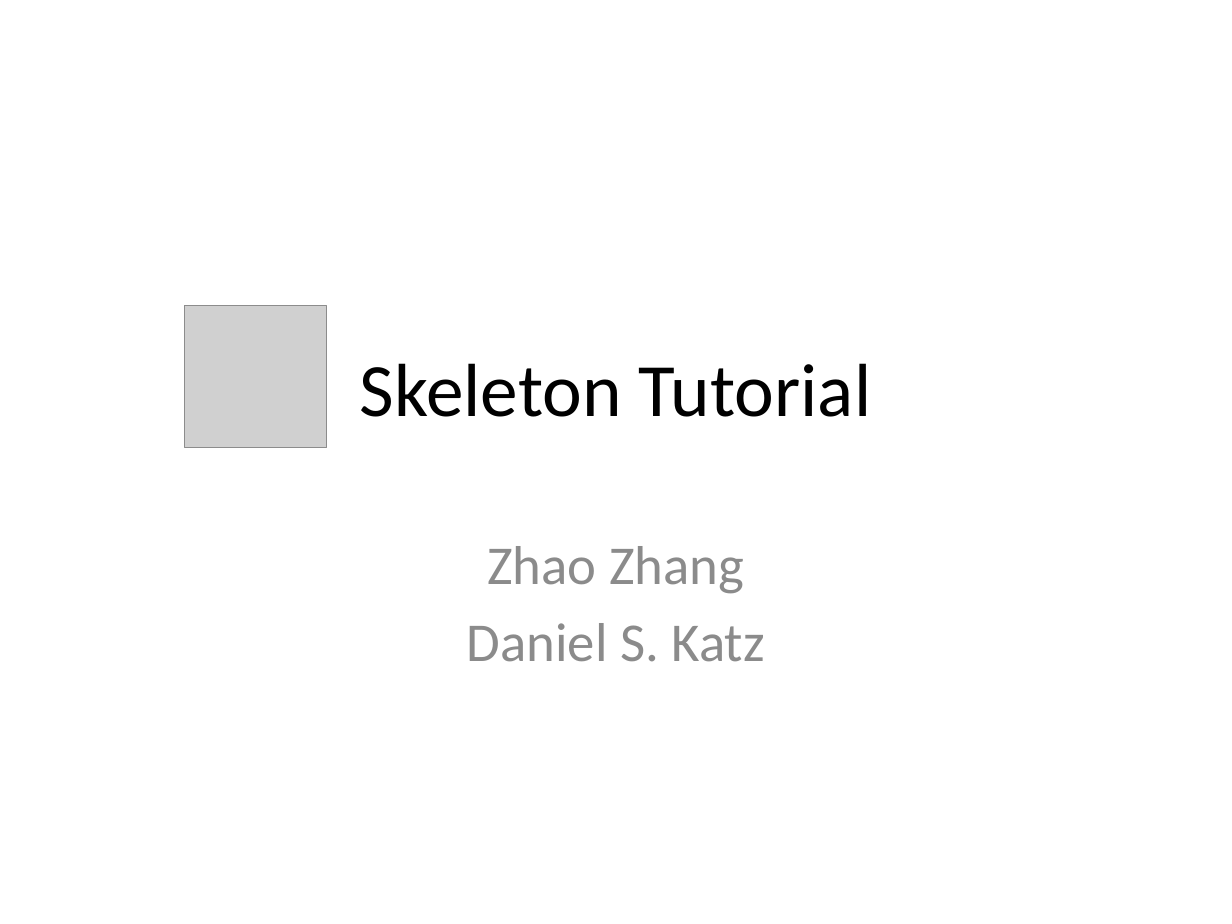
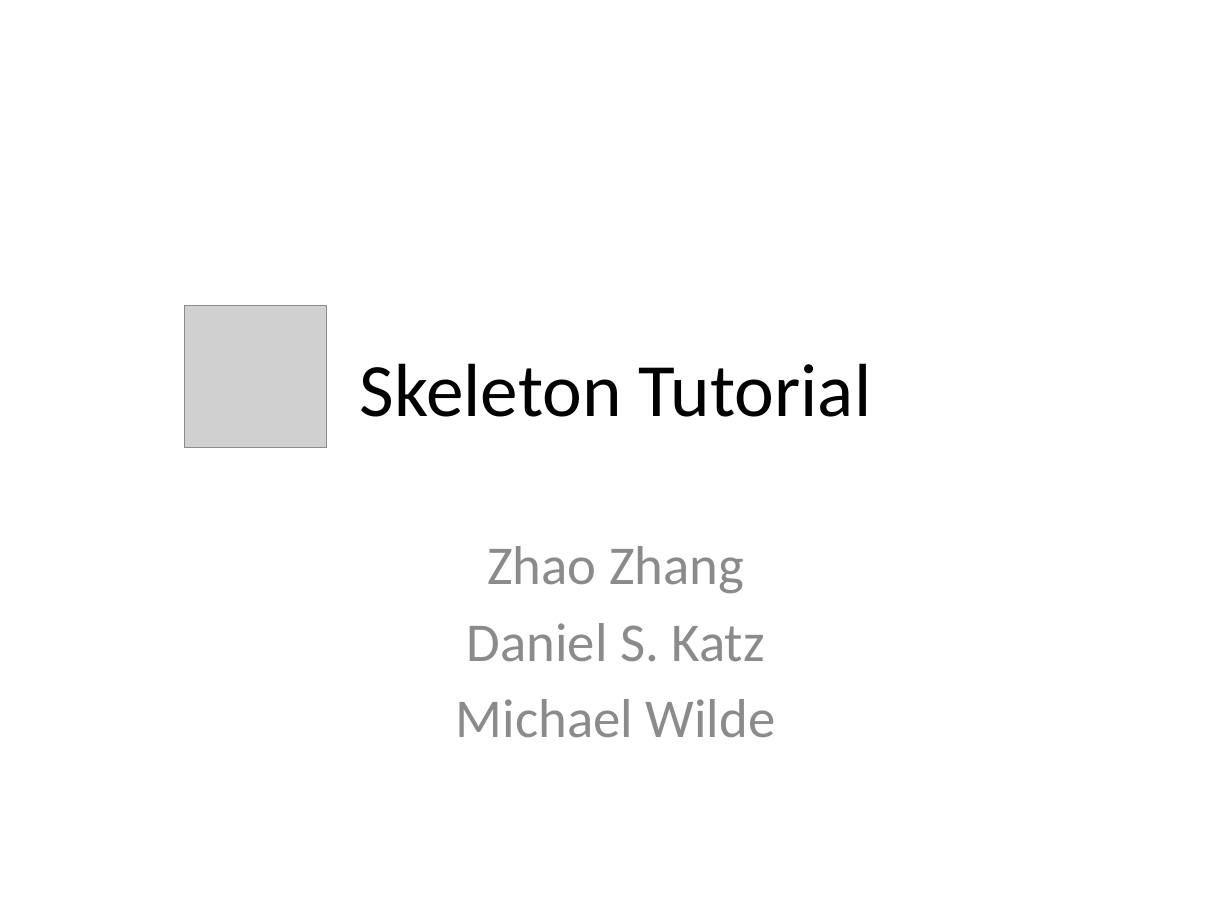
Before and after one commit to applicationskeleton/Skeleton, a slide deck: slide 1 of tutorial/skeleton-tutorial.pptx. Drawn at 1232x924 pixels with LibreOffice and Linux fonts; fonts in the diff are those of the drawing; grey boxes stand for pictures. Boxes give left, top, right and bottom in pixels: in the first picture for what was removed or moved away, otherwise in the second. Text is boxed around its words. In the diff, an @@ line names an element or a change of style, - is before the commit and + after.

```diff
--- a/tutorial/skeleton-tutorial.pptx
+++ b/tutorial/skeleton-tutorial.pptx
@@ subtitle at bbox=[456, 699, 776, 738]: paragraph added @@
+Michael Wilde
```
Also in this commit, not shown: 14 other slides changed.
